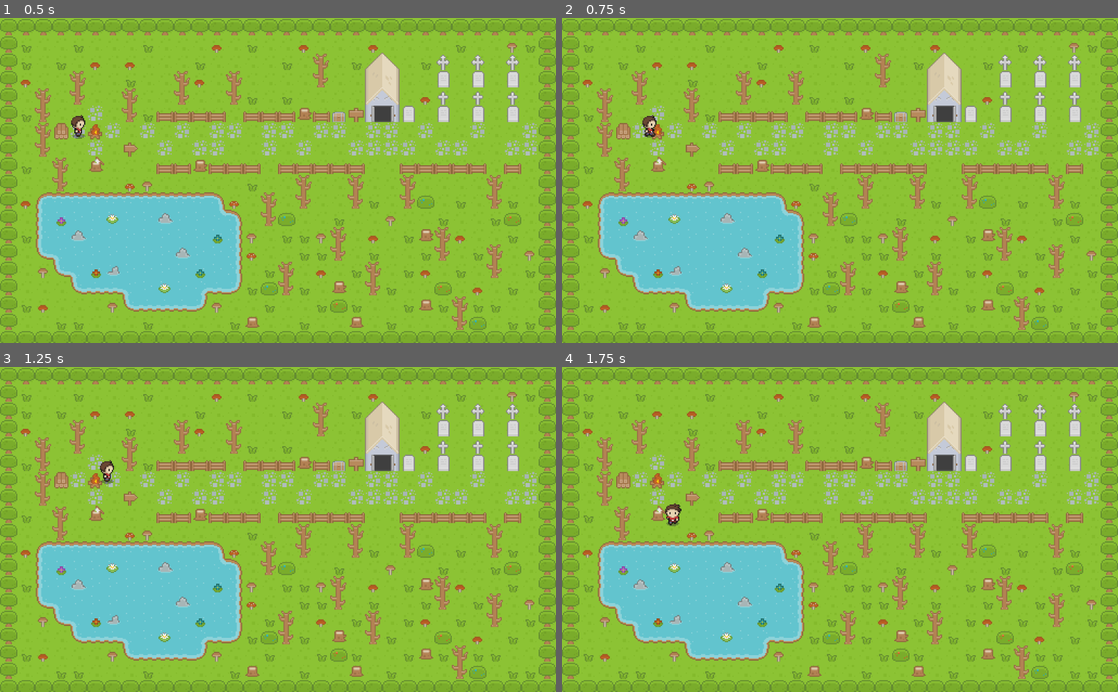
Above: before the commit, frames 1-4 (two rows, left to right).
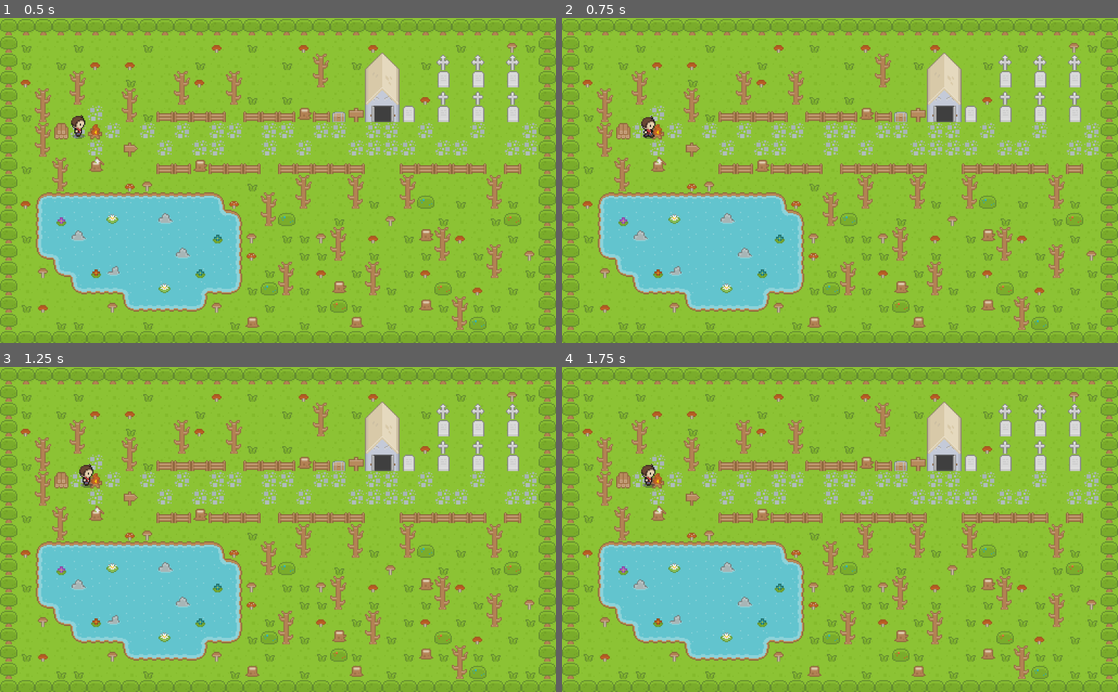
Above: after the commit, the same moments.

Repository: FastShowDev/Treinamento2022_01_Cabeca
Game: Godot game, scene res://Scenes/SpawnScene.tscn
Two runs of this game, one before a commit and one after it. Both use one fixed random seed, a clock stepped at 60 frames per second and the inputs below.
Inputs (mouse positions are in pixels of both pictures, inside the frame that each line leads up to):
- Up to frame 1 (0.5 s): no input
- Up to frame 2 (0.75 s): tap Enter at 0.5 s; move the mouse to (962, 164) at 0.52 s; hold D (move_right) from 0.53 s (still down); click (962, 164) at 0.6 s
- Up to frame 3 (1.25 s): keep holding D (move_right)
- Up to frame 4 (1.75 s): move the mouse to (728, 545) at 1.27 s; release D (move_right) at 1.28 s; hold S (move_down) from 1.28 s (still down); click (728, 545) at 1.35 s

Frame 1 is identical in both runs. In frame 2, 0.1% of the frame differs, in the area x 14-17%, y 29-38%; in frame 3, 0.3%; in frame 4, 0.3%, in the area x 14-22%, y 29-49%.

Commit message:
Adiciona script de movimentação e ataque do player

Diff:
--- a/Scripts/Player.gd
+++ b/Scripts/Player.gd
@@ -18,9 +18,10 @@
 
 func _physics_process(delta: float) -> void:
 	move()
+	attack()
 	verify_direction()
 	animate()
-	#attack()
+
 
 func move() -> void:
 	var direction_vector: Vector2 = Vector2(
@@ -42,11 +43,22 @@
 		player_direction = Vector2(0,-1)
 
 func attack() -> void:
-	pass
+	if Input.is_action_just_pressed("attack") and not can_attack:
+		can_attack = true
 
 
 func animate() -> void:
-	if velocity != Vector2.ZERO:
+	if can_attack:
+		if player_direction.x == 1:
+			animation.play("attack_right")
+		if player_direction.x == -1:
+			animation.play("attack_left")
+		if player_direction.y == 1:
+			animation.play("attack_down")
+		if player_direction.y == -1:
+			animation.play("attack_up")
+		set_physics_process(false)
+	elif velocity != Vector2.ZERO:
 		if velocity.x > 0:
 			animation.play("move_right")
 		elif velocity.x < 0:
@@ -73,5 +85,13 @@
 
 
 
-func on_animation_finished(anim_name):
+func on_animation_finished():
+
 	pass
+
+
+func _on_AnimationPlayer_animation_finished(anim_name):
+	if can_attack:
+		set_physics_process(true)
+		can_attack = false
+	pass # Replace with function body.
